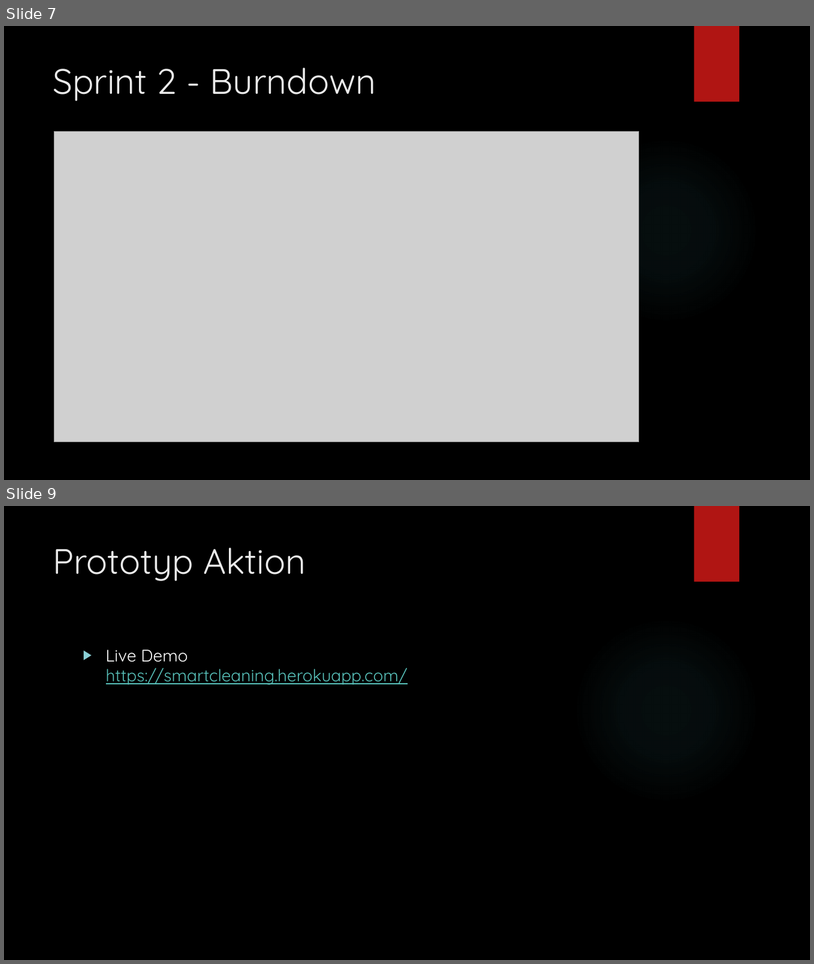
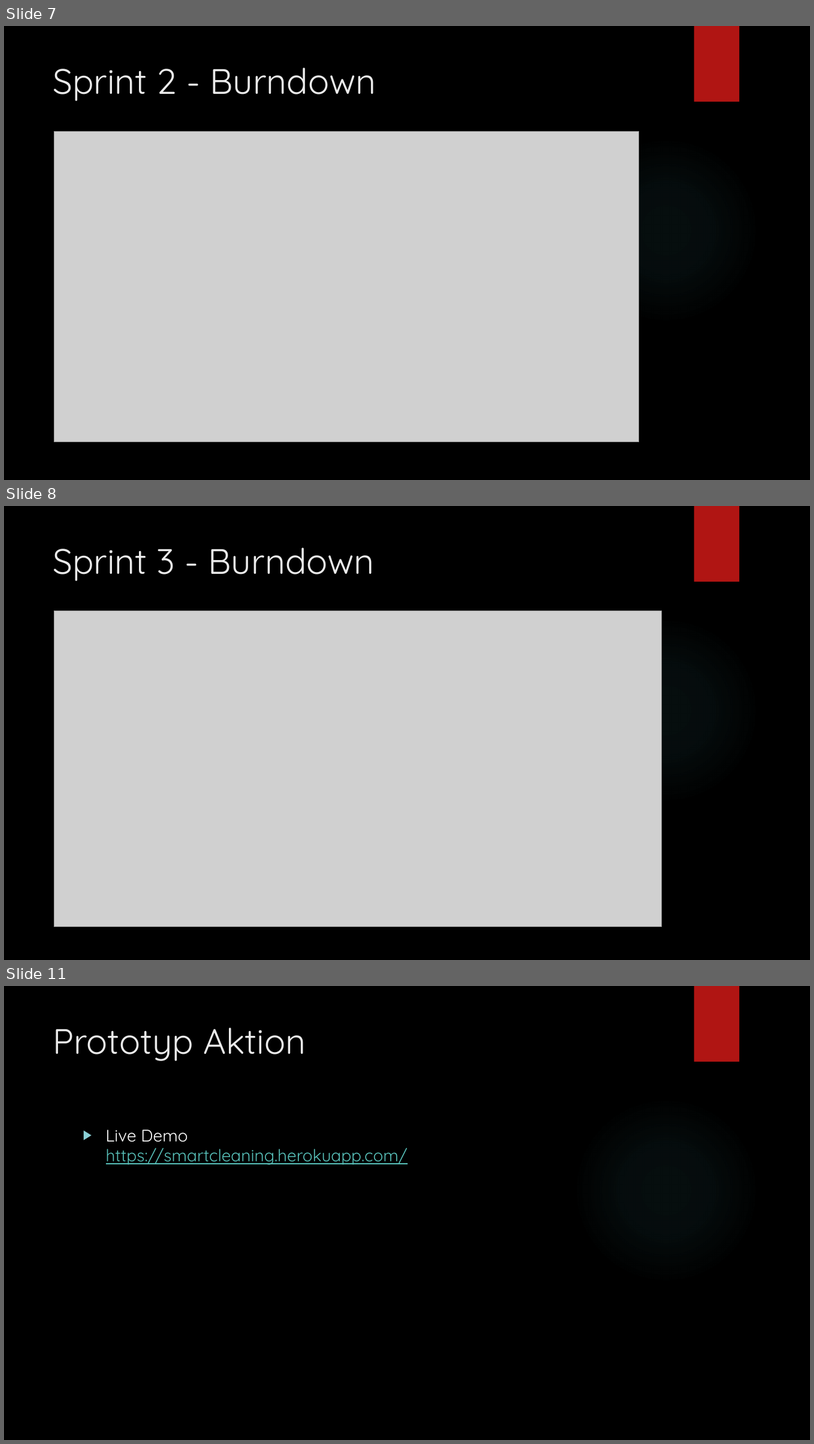
Before and after one commit to Chicharitogoal/Agile-Bitches-in-da-house, a slide deck: Smartcleaning.pptx. Shown one above the other, each under a label of ours: slides 7 and 9 before the commit, slides 7, 8 and 11 after it; the slides between them are not shown. The pictures are 814x964 and 814x1444 pixels, drawn with LibreOffice and Linux fonts; fonts in the diff are those of the drawing; grey boxes stand for pictures; background and template pictures are left out. Boxes give left, top, right and bottom in pixels: in the first picture for what was removed or moved away, otherwise in the second. Text is boxed around its words. In the diff, an @@ line names an element or a change of style, - is before the commit and + after.

```diff
--- a/Smartcleaning.pptx
+++ b/Smartcleaning.pptx
@@ slide 8 added at (4, 506, 810, 960), background picture (left out); not listed: 2 template elements that a slide beside it also shows @@
@@ title added at (53, 547, 375, 581), 42 pt, text #EBEBEB @@
+Sprint 3 - Burndown
@@ picture added at (54, 610, 662, 927) @@
@@ what was slide 9 is now slide 11 @@
```
Also in this commit, not shown: 5 slides changed, 2 other slides added, 6 other files.
